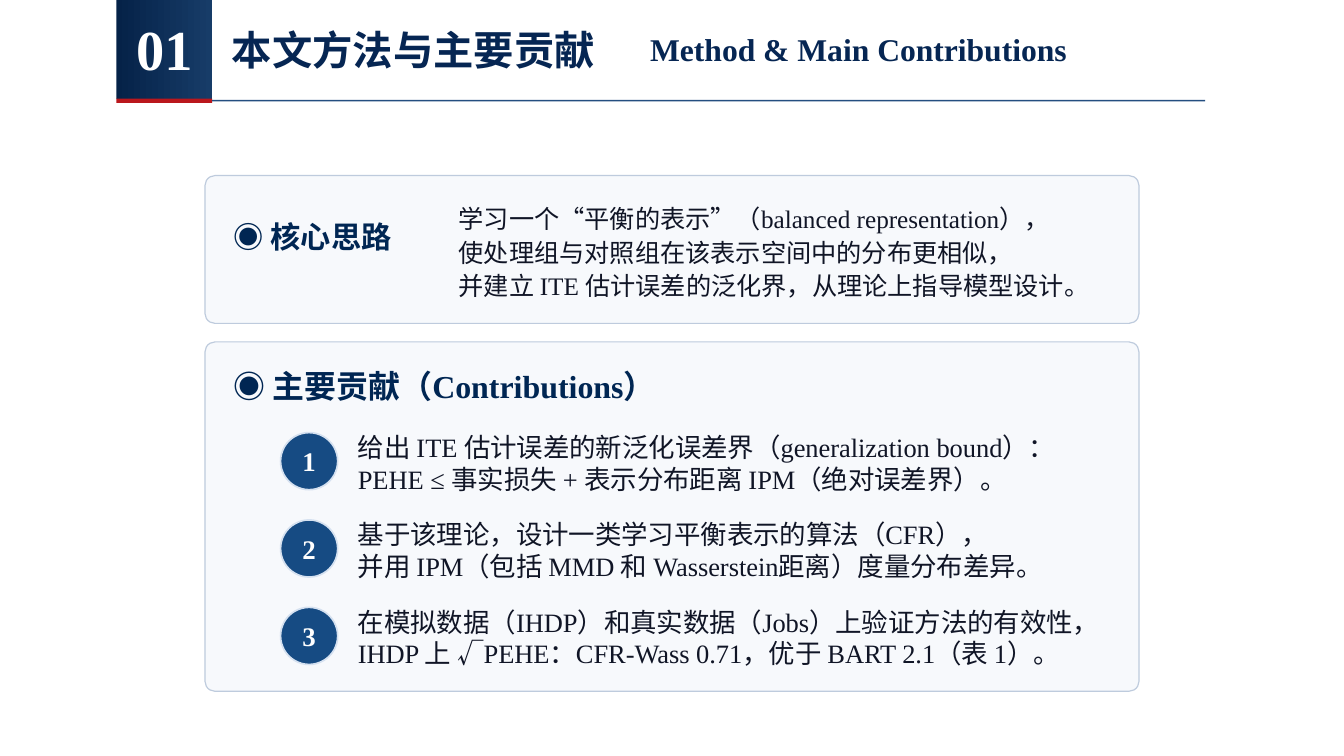
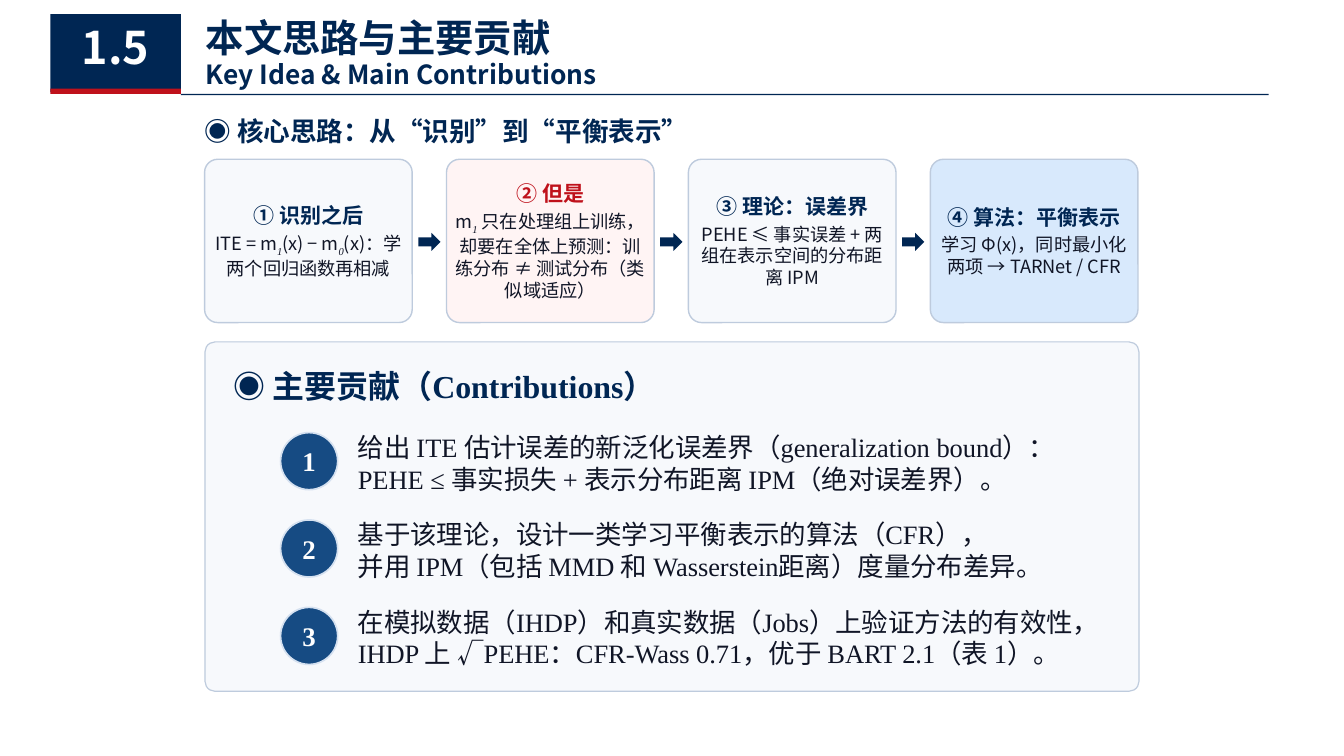
Before and after one commit to chanearly2002/Stastical_Computing, a slide deck: slide 7 of 个体处理效应估计.pptx (slide 6 before the commit). Drawn at 1344x756 pixels with LibreOffice and Linux fonts; fonts in the diff are those of the drawing. Boxes give left, top, right and bottom in pixels: in the first picture for what was removed or moved away, otherwise in the second. Text is boxed around its words. In the diff, an @@ line names an element or a change of style, - is before the commit and + after.

```diff
--- a/个体处理效应估计.pptx
+++ b/个体处理效应估计.pptx
@@ rectangle resized from (x1=116, y1=0, x2=212, y2=99) to (x1=50, y1=14, x2=180, y2=92) @@
@@ rectangle at (x1=50, y1=14, x2=180, y2=92): fill gradient #052248 to #173C68 to #002653 @@
@@ text at (x1=206, y1=19, x2=551, y2=63): text changed; size 28.8 to 27.4 pt; font Times New Roman to Noto Sans CJK SC; text colour #062653 to #002653 @@
-本文方法与主要贡献
+本文思路与主要贡献
@@ text added at (x1=82, y1=30, x2=150, y2=65), 32 pt, text #FFFFFF, bold @@
+1.5
@@ text removed at (x1=136, y1=32, x2=192, y2=71) @@
-01
@@ rectangle resized from (x1=116, y1=99, x2=212, y2=103) to (x1=50, y1=89, x2=180, y2=94) @@
@@ rectangle at (x1=50, y1=89, x2=180, y2=94): fill #BA171D to #BF111B @@
@@ text at (x1=206, y1=62, x2=596, y2=90): text changed; size 22.6 to 18.8 pt; font Times New Roman to Noto Sans CJK SC; text colour #062653 to #002653 @@
-Method & Main Contributions
+Key Idea & Main Contributions
@@ rectangle resized from (x1=213, y1=100, x2=1206, y2=102) to (x1=180, y1=94, x2=1268, y2=95) @@
@@ rectangle at (x1=180, y1=94, x2=1268, y2=95): fill #244E80 to #002653 @@
@@ text added at (x1=237, y1=118, x2=688, y2=144), 19 pt, text #002653, bold @@
+◉ 核心思路：从“识别”到“平衡表示”
@@ rounded rectangle removed at (x1=205, y1=175, x2=1139, y2=324) @@
@@ rounded rectangle added at (x1=205, y1=159, x2=412, y2=323), fill #F7F9FC, outline #BECBDD 1 pt @@
@@ rounded rectangle added at (x1=447, y1=159, x2=654, y2=323), fill #FFF4F4, outline #BECBDD 1 pt @@
@@ rounded rectangle added at (x1=689, y1=159, x2=896, y2=323), fill #F7F9FC, outline #BECBDD 1 pt @@
@@ rounded rectangle added at (x1=931, y1=159, x2=1138, y2=323), fill #D8E9FC, outline #BECBDD 1 pt @@
@@ text added at (x1=215, y1=205, x2=402, y2=277), 13 pt, text #101526 @@
+① 识别之后
+ITE = m1(x) − m0(x)：学两个回归函数再相减
@@ text added at (x1=456, y1=183, x2=645, y2=299), 13 pt, text #101526 @@
+② 但是
+m1 只在处理组上训练，却要在全体上预测：训练分布 ≠ 测试分布（类似域适应）
@@ text removed at (x1=459, y1=206, x2=1089, y2=298) @@
-学习一个“平衡的表示”（balanced representation），
-使处理组与对照组在该表示空间中的分布更相似，
-并建立 ITE 估计误差的泛化界，从理论上指导模型设计。
@@ text added at (x1=702, y1=196, x2=884, y2=286), 13 pt, text #101526 @@
+③ 理论：误差界
+PEHE ≤ 事实误差 + 两组在表示空间的分布距离 IPM
@@ text added at (x1=942, y1=207, x2=1127, y2=275), 13 pt, text #101526 @@
+④ 算法：平衡表示
+学习 Φ(x)，同时最小化两项 → TARNet / CFR
@@ text removed at (x1=271, y1=222, x2=392, y2=251) @@
-◉ 核心思路
@@ right arrow added at (x1=418, y1=233, x2=441, y2=251), fill #002653 @@
@@ right arrow added at (x1=660, y1=233, x2=683, y2=251), fill #002653 @@
@@ right arrow added at (x1=902, y1=233, x2=925, y2=251), fill #002653 @@
```
Also in this commit, not shown: 3 other slides changed, 1 slide added, 2 other files.
